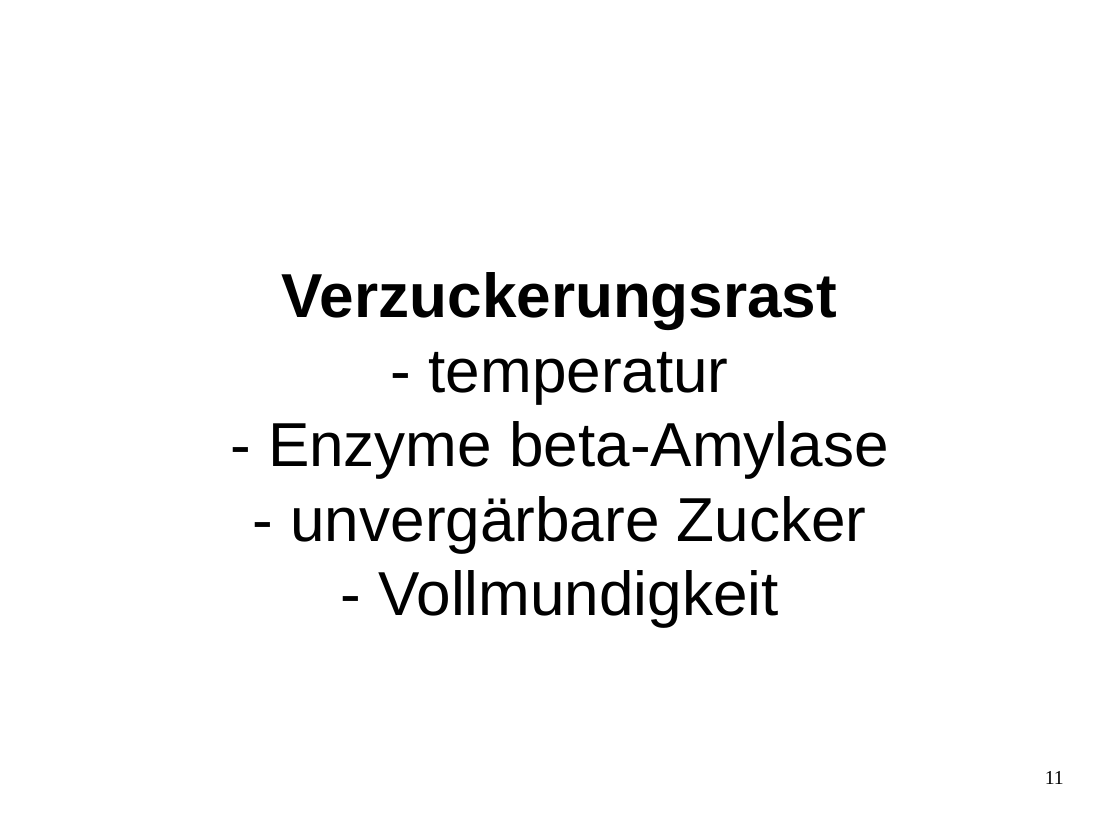
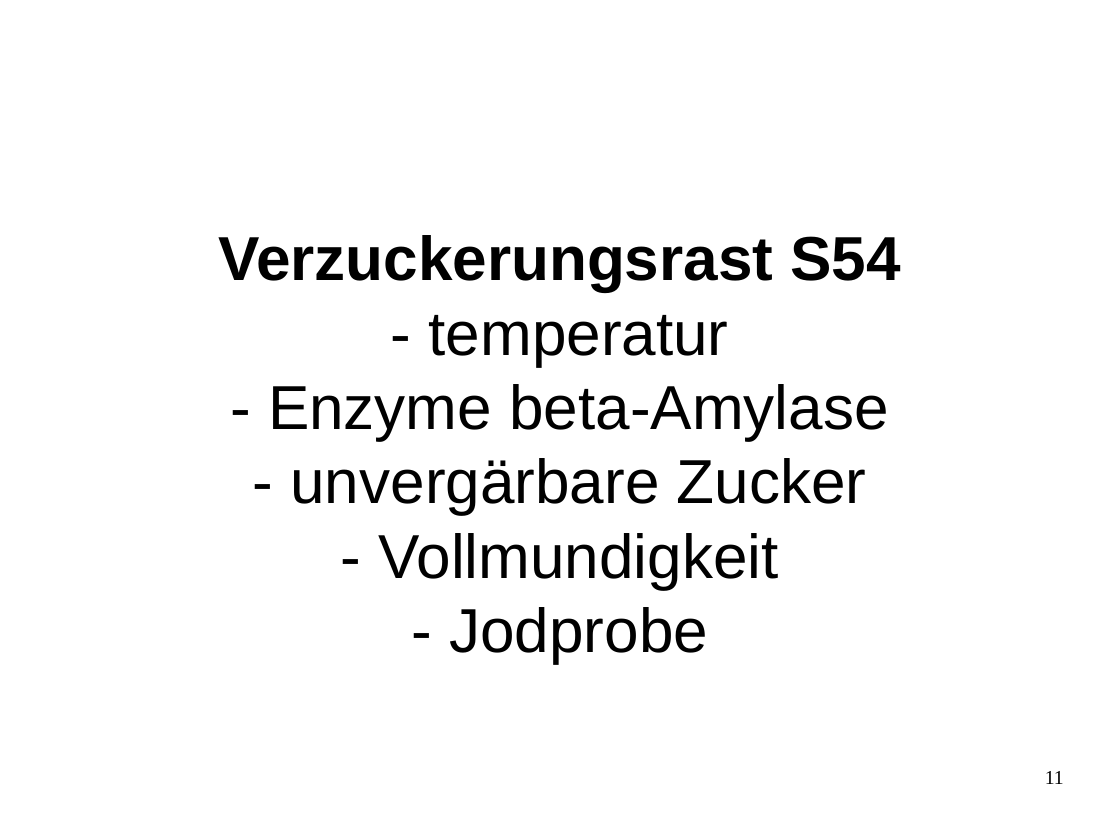
Before and after one commit to sky4walk/documents, a slide deck: slide 11 of Zwieselbrau-Brauseminar-Handkarten.odp. Drawn at 1120x840 pixels with LibreOffice and Linux fonts; fonts in the diff are those of the drawing. Boxes give left, top, right and bottom in pixels: in the first picture for what was removed or moved away, otherwise in the second. Text is boxed around its words. In the diff, an @@ line names an element or a change of style, - is before the commit and + after.

```diff
--- a/Zwieselbrau-Brauseminar-Handkarten.odp
+++ b/Zwieselbrau-Brauseminar-Handkarten.odp
@@ title at [218,235,900,664]: text changed @@
-Verzuckerungsrast
-- temperatur
-- Enzyme beta-Amylase
-- unvergärbare Zucker
-- Vollmundigkeit
+Verzuckerungsrast S54
+- temperatur
+- Enzyme beta-Amylase
+- unvergärbare Zucker
+- Vollmundigkeit
+- Jodprobe
```
Also in this commit, not shown: 10 other slides changed, 2 other files.
